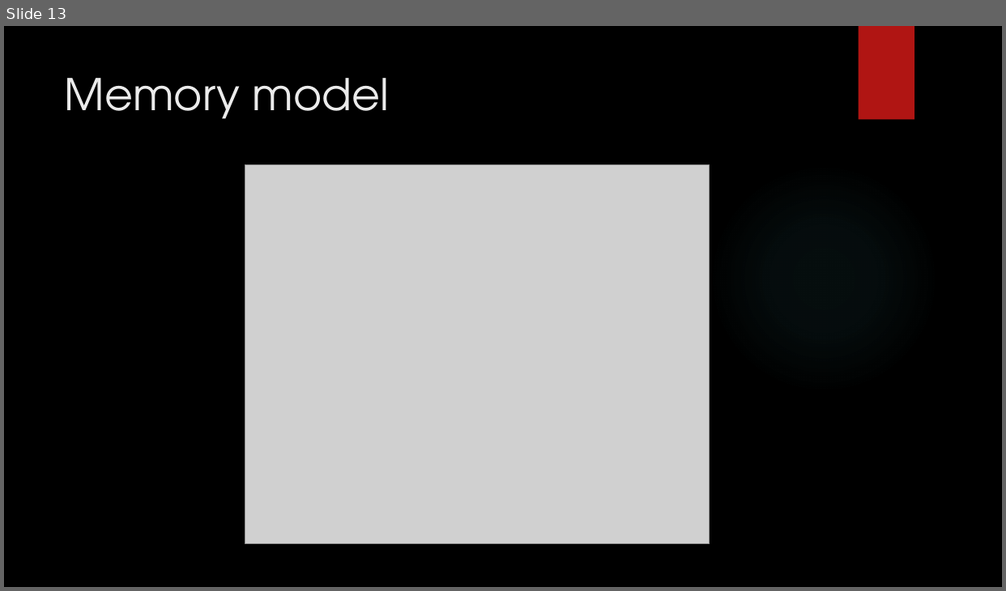
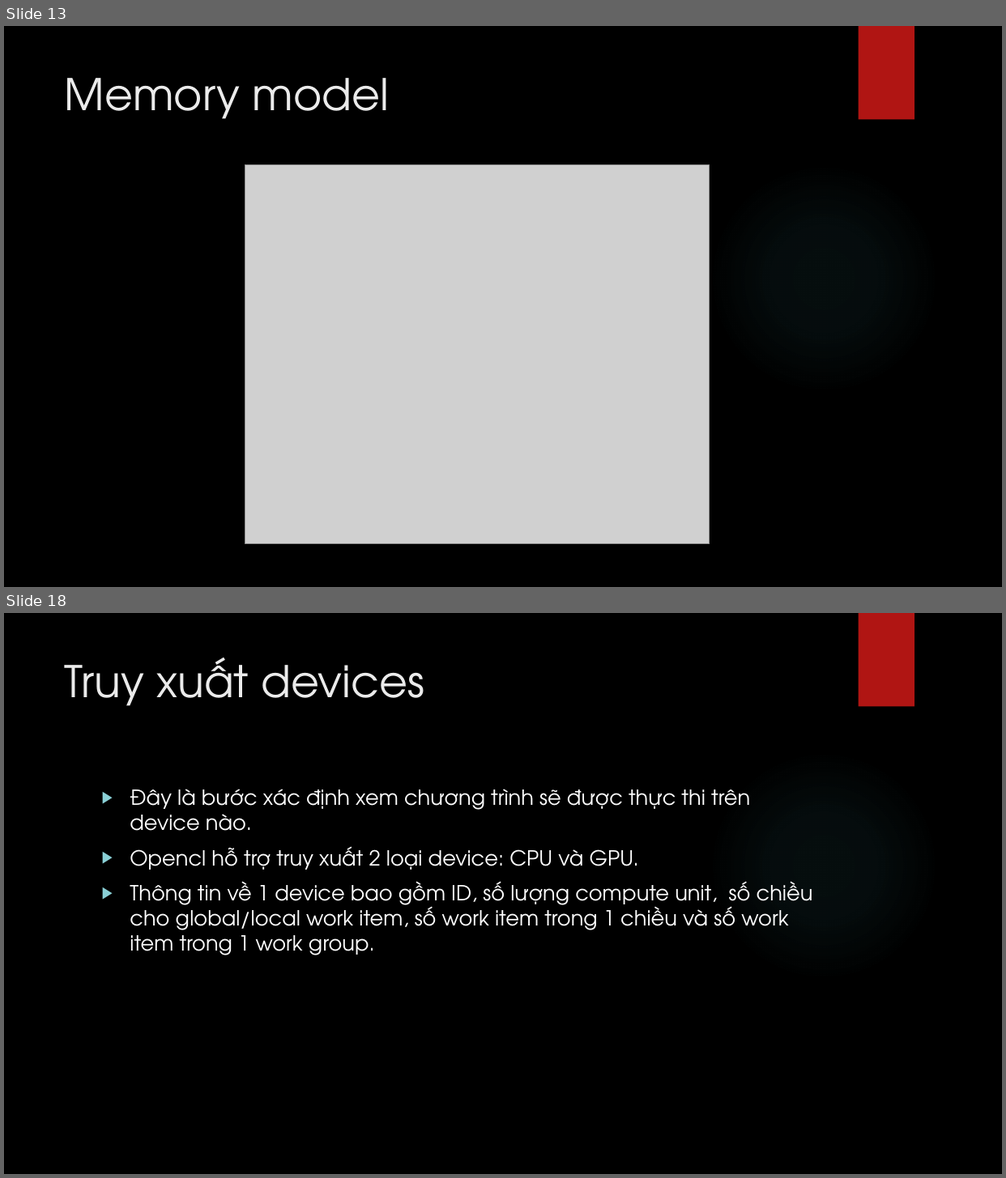
Before and after one commit to hailc91/Xlss, a slide deck: Project/bao cao/OpenCL.pptx. Shown one above the other, each under a label of ours: slide 13 before the commit, slides 13 and 18 after it; the slides between them are not shown. The pictures are 1006x591 and 1006x1178 pixels, drawn with LibreOffice and Linux fonts; fonts in the diff are those of the drawing; grey boxes stand for pictures; background and template pictures are left out. Boxes give left, top, right and bottom in pixels: in the first picture for what was removed or moved away, otherwise in the second. Text is boxed around its words. In the diff, an @@ line names an element or a change of style, - is before the commit and + after.

```diff
--- a/Project/bao cao/OpenCL.pptx
+++ b/Project/bao cao/OpenCL.pptx
@@ slide 18 added at (4, 613, 1002, 1174), background picture (left out); not listed: 2 template elements that a slide beside it also shows @@
@@ title added at (65, 658, 424, 706), 42 pt, text #EBEBEB @@
+Truy xuất devices
@@ text added at (130, 789, 813, 956), 20 pt, text #FFFFFF @@
+▶ Đây là bước xác định xem chương trình sẽ được thực thi trên device nào.
+▶ Opencl hỗ trợ truy xuất 2 loại device: CPU và GPU.
+▶ Thông tin về 1 device bao gồm ID, số lượng compute unit, số chiều cho global/local work item, số work item trong 1 chiều và số work item trong 1 work group.
```
Also in this commit, not shown: 4 slides changed, 17 other slides added.
